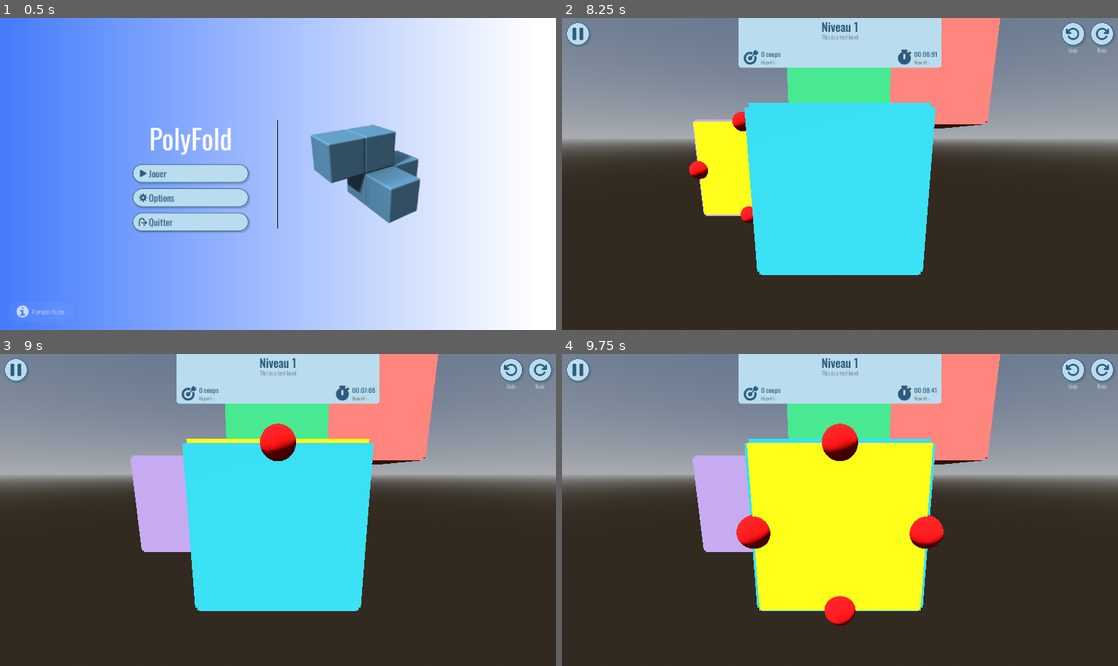
Above: before the commit, frames 1-4 (two rows, left to right).
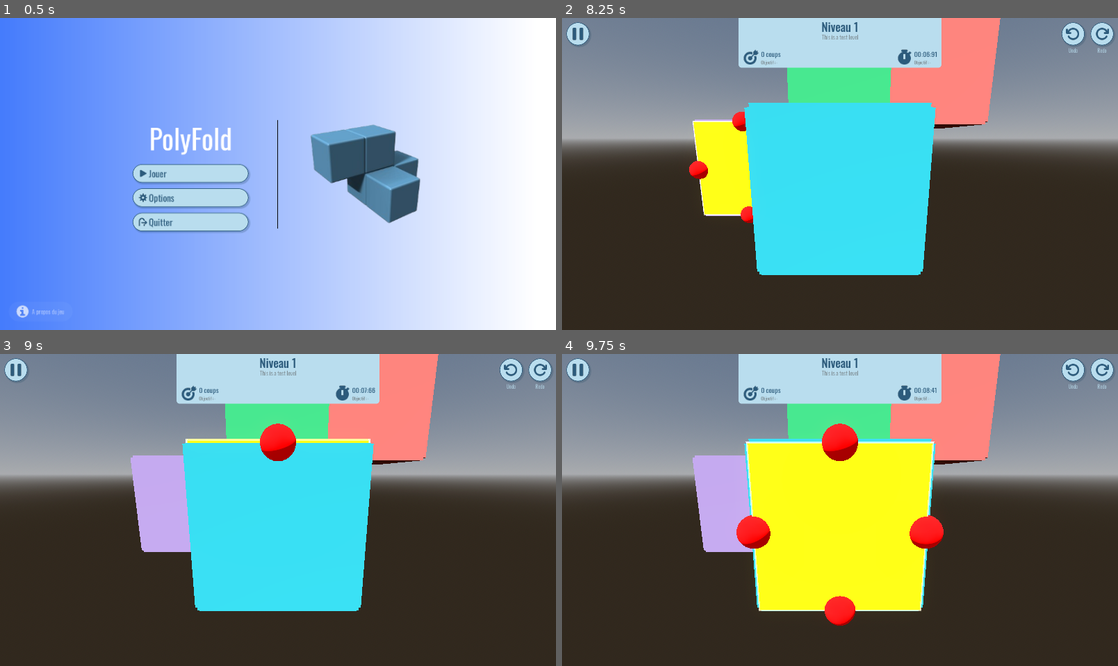
Above: after the commit, the same moments.

Repository: Turnute/PolyFold
Game: Godot game, scene res://scenes/interfaces/Menu.tscn
Two runs of this game, one before a commit and one after it. Both use one fixed random seed, a clock stepped at 60 frames per second and the inputs below.
Inputs (mouse positions are in pixels of both pictures, inside the frame that each line leads up to):
- Up to frame 1 (0.5 s): no input
- Up to frame 2 (8.25 s): click (751, 174) at 0.5 s; click (1073, 33) at 1.25 s; click (1101, 33) at 2 s; click (1073, 33) at 2.75 s; click (1101, 33) at 3.5 s; click (1073, 33) at 4.25 s; click (1101, 33) at 5 s; click (578, 33) at 5.75 s; click (840, 152) at 6.5 s; tap Enter at 7.25 s; move the mouse to (962, 158) at 7.27 s; hold Shift 7.28-8 s; click (962, 158) at 7.42 s; tap Space at 8 s; drag from (728, 189) to (812, 236) at 8.02 s
- Up to frame 3 (9 s): tap Enter at 8.75 s; move the mouse to (333, 441) at 8.77 s; tap Ctrl at 8.85 s; click (333, 441) at 8.92 s
- Up to frame 4 (9.75 s): tap Space at 9.5 s; drag from (812, 572) to (673, 463) at 9.52 s

Frame 1 is identical in both runs. In frame 2, 0.2% of the frame differs, in the area x 23-35%, y 32-66%; in frame 3, 0.5%; in frame 4, 1.2%, in the area x 31-69%, y 26-88%.

Commit message:
Add glowing wireframe face highlights
Show a glowing wireframe and emission highlight on selected faces, enable scene glow, and reduce fold-detector insets.

Diff:
--- /dev/null
+++ b/polyfold/materials/WireframeMaterial.tres
@@ -0,0 +1,12 @@
+[gd_resource type="StandardMaterial3D" format=3 uid="uid://cug4t0fydfdr6"]
+
+[resource]
+transparency = 1
+blend_mode = 1
+albedo_color = Color(0, 0, 0, 0.12941177)
+emission_enabled = true
+emission = Color(1, 1, 1, 1)
+emission_energy_multiplier = 6.0
+disable_receive_shadows = true
+stencil_flags = 2
+stencil_color = Color(1, 1, 1, 1)
--- a/polyfold/prefabs/edge.tscn
+++ b/polyfold/prefabs/edge.tscn
@@ -4,6 +4,9 @@
 
 [sub_resource type="StandardMaterial3D" id="StandardMaterial3D_kjnlj"]
 albedo_color = Color(1, 0, 0, 1)
+emission_enabled = true
+emission = Color(1, 0, 0, 1)
+emission_energy_multiplier = 0.6
 
 [sub_resource type="SphereMesh" id="SphereMesh_8uy76"]
 material = SubResource("StandardMaterial3D_kjnlj")
--- a/polyfold/prefabs/face.tscn
+++ b/polyfold/prefabs/face.tscn
@@ -1,6 +1,7 @@
 [gd_scene format=3 uid="uid://1lrt3yilpr45"]
 
 [ext_resource type="Script" uid="uid://dnwcpw40uv4ae" path="res://scripts/polycube/Face.gd" id="1_4gycn"]
+[ext_resource type="Material" uid="uid://cug4t0fydfdr6" path="res://materials/WireframeMaterial.tres" id="2_vbuov"]
 
 [sub_resource type="StandardMaterial3D" id="StandardMaterial3D_vbuov"]
 
@@ -13,6 +14,26 @@
 
 [sub_resource type="BoxShape3D" id="BoxShape3D_sxki6"]
 size = Vector3(1, 0.005, 1)
+
+[sub_resource type="BoxMesh" id="BoxMesh_m7ri8"]
+material = ExtResource("2_vbuov")
+size = Vector3(0.99, 0.01, 0.01)
+
+[sub_resource type="BoxMesh" id="BoxMesh_8uy76"]
+material = ExtResource("2_vbuov")
+size = Vector3(0.99, 0.01, 0.01)
+
+[sub_resource type="BoxMesh" id="BoxMesh_wqvgw"]
+material = ExtResource("2_vbuov")
+size = Vector3(0.01, 0.01, 0.99)
+
+[sub_resource type="BoxMesh" id="BoxMesh_kjnlj"]
+material = ExtResource("2_vbuov")
+size = Vector3(0.01, 0.01, 0.99)
+
+[sub_resource type="BoxMesh" id="BoxMesh_huy67"]
+material = ExtResource("2_vbuov")
+size = Vector3(0.01, 0.05, 0.01)
 
 [node name="Face" type="Node3D" unique_id=503661519]
 script = ExtResource("1_4gycn")
@@ -38,3 +59,62 @@
 visible = false
 pixel_size = 0.01
 text = "Test"
+
+[node name="Wireframe" type="Node3D" parent="." unique_id=1503352745]
+visible = false
+
+[node name="TopPart" type="Node3D" parent="Wireframe" unique_id=1352623922]
+transform = Transform3D(1, 0, 0, 0, 1, 0, 0, 0, 1, 0, 0.02, 0)
+
+[node name="Top" type="MeshInstance3D" parent="Wireframe/TopPart" unique_id=1789053876]
+transform = Transform3D(1, 0, 0, 0, 1, 0, 0, 0, 1, 0, 0, -0.5)
+mesh = SubResource("BoxMesh_m7ri8")
+
+[node name="Bottom" type="MeshInstance3D" parent="Wireframe/TopPart" unique_id=1972787823]
+transform = Transform3D(1, 0, 0, 0, 1, 0, 0, 0, 1, 0, 0, 0.5)
+mesh = SubResource("BoxMesh_8uy76")
+
+[node name="Left" type="MeshInstance3D" parent="Wireframe/TopPart" unique_id=226719251]
+transform = Transform3D(1, 0, 0, 0, 1, 0, 0, 0, 1, -0.5, 0, 0)
+mesh = SubResource("BoxMesh_wqvgw")
+
+[node name="Right" type="MeshInstance3D" parent="Wireframe/TopPart" unique_id=319748928]
+transform = Transform3D(1, 0, 0, 0, 1, 0, 0, 0, 1, 0.5, 0, 0)
+mesh = SubResource("BoxMesh_kjnlj")
+
+[node name="BottomPart" type="Node3D" parent="Wireframe" unique_id=399920843]
+transform = Transform3D(1, 0, 0, 0, 1, 0, 0, 0, 1, 0, -0.02, 0)
+
+[node name="Top" type="MeshInstance3D" parent="Wireframe/BottomPart" unique_id=1775979334]
+transform = Transform3D(1, 0, 0, 0, 1, 0, 0, 0, 1, 0, 0, -0.5)
+mesh = SubResource("BoxMesh_m7ri8")
+
+[node name="Bottom" type="MeshInstance3D" parent="Wireframe/BottomPart" unique_id=377039622]
+transform = Transform3D(1, 0, 0, 0, 1, 0, 0, 0, 1, 0, 0, 0.5)
+mesh = SubResource("BoxMesh_8uy76")
+
+[node name="Left" type="MeshInstance3D" parent="Wireframe/BottomPart" unique_id=1770953926]
+transform = Transform3D(1, 0, 0, 0, 1, 0, 0, 0, 1, -0.5, 0, 0)
+mesh = SubResource("BoxMesh_wqvgw")
+
+[node name="Right" type="MeshInstance3D" parent="Wireframe/BottomPart" unique_id=1664636267]
+transform = Transform3D(1, 0, 0, 0, 1, 0, 0, 0, 1, 0.5, 0, 0)
+mesh = SubResource("BoxMesh_kjnlj")
+
+[node name="Corners" type="Node3D" parent="Wireframe" unique_id=94444577]
+
+[node name="TopLeft" type="MeshInstance3D" parent="Wireframe/Corners" unique_id=2114168371]
+transform = Transform3D(1, 0, 0, 0, 1, 0, 0, 0, 1, -0.5, 0, -0.5)
+mesh = SubResource("BoxMesh_huy67")
+
+[node name="TopRight" type="MeshInstance3D" parent="Wireframe/Corners" unique_id=1524948930]
+transform = Transform3D(1, 0, 0, 0, 1, 0, 0, 0, 1, 0.5, 0, -0.5)
+mesh = SubResource("BoxMesh_huy67")
+
+[node name="BotLeft" type="MeshInstance3D" parent="Wireframe/Corners" unique_id=747715353]
+transform = Transform3D(1, 0, 0, 0, 1, 0, 0, 0, 1, -0.5, 0, 0.5)
+mesh = SubResource("BoxMesh_huy67")
+
+[node name="BotRight" type="MeshInstance3D" parent="Wireframe/Corners" unique_id=795952265]
+transform = Transform3D(1, 0, 0, 0, 1, 0, 0, 0, 1, 0.5, 0, 0.5)
+mesh = SubResource("BoxMesh_huy67")
--- a/polyfold/scenes/GameScene.tscn
+++ b/polyfold/scenes/GameScene.tscn
@@ -14,6 +14,7 @@
 [sub_resource type="Environment" id="Environment_18ig4"]
 background_mode = 2
 sky = SubResource("Sky_cxv17")
+glow_enabled = true
 
 [node name="Node3D" type="Node3D" unique_id=453980180]
 script = ExtResource("1_xy3my")
--- a/polyfold/scripts/polycube/Face.gd
+++ b/polyfold/scripts/polycube/Face.gd
@@ -59,7 +59,8 @@
 @onready var _ogColor: Color
 ## The color used to highlight the selected face.
 var _selectionColor: Color = Color(1, 1, 0)
-
+## Reference to the face's wireframe structure
+@onready var _wireframe : Node3D = $Wireframe
 ## Dedicated detector used to validate folding collisions.
 @onready var _fold_area: Area3D = $FoldDetector
 ## Collision shape.
@@ -72,6 +73,8 @@
 	_mesh.mesh = _mesh.mesh.duplicate()
 	_mesh.set_surface_override_material(0, _material)
 	_material.albedo_color = _ogColor
+	_material.emission = _selectionColor
+	_material.emission_energy_multiplier = 0.6
 
 	createEdges()
 	updateConnectionVisuals()
@@ -87,11 +90,15 @@
 	Log.debug("Face " + str(_id_face) + " sélectionnée !")
 	_material.albedo_color = _selectionColor
 	showEdges(true)
+	_wireframe.visible = true
+	_material.emission_enabled = true
 
 ## Called when a face is unselected. Removes highlighting and hides its edges.
 func unselect() -> void:
 	_material.albedo_color = _ogColor
 	showEdges(false)
+	_wireframe.visible = false
+	_material.emission_enabled = false
 
 ## Toggles the face's edge visibility and collision.
 func switchEdges() -> void:
@@ -210,7 +217,7 @@
 
 ## Resizes and offsets this face's detector.
 ## Keeps borders shared with stationary neighbours at full size.
-## Insets borders facing moving faces or no faces by 0.1 units.
+## Insets borders facing moving faces or no faces by 0.025 units.
 func updateFoldDetector(moving_faces: Array[int]) -> void:
 	var inset: Array[float] = []
 
@@ -219,7 +226,7 @@
 			neighbour_id != -1
 			and not moving_faces.has(neighbour_id)
 		)
-		inset.append(0.0 if internal else 0.1)
+		inset.append(0.0 if internal else 0.025)
 
 	var box: BoxShape3D = _fold_shape.shape.duplicate()
 	box.margin = 0.0
